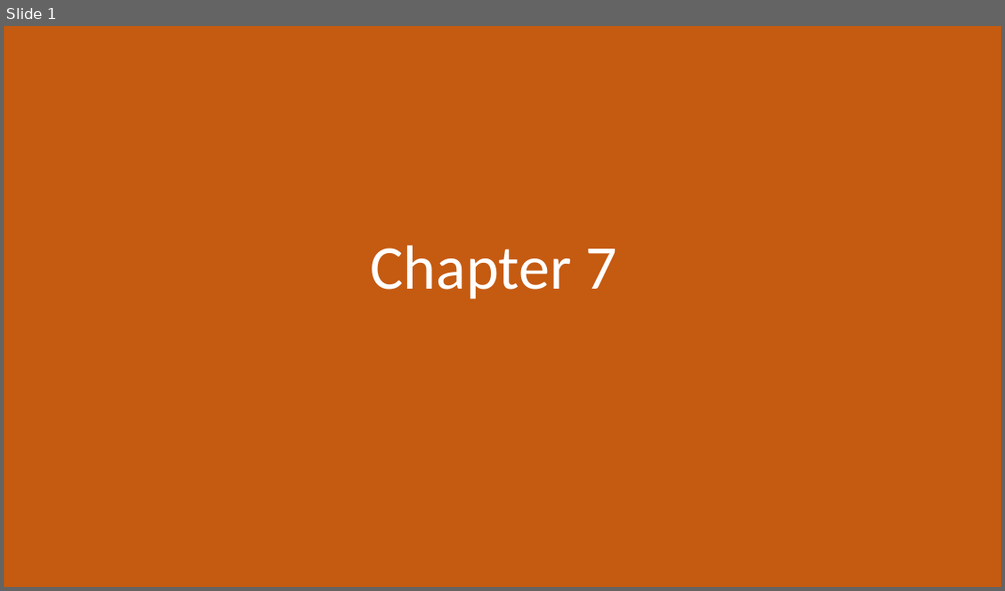
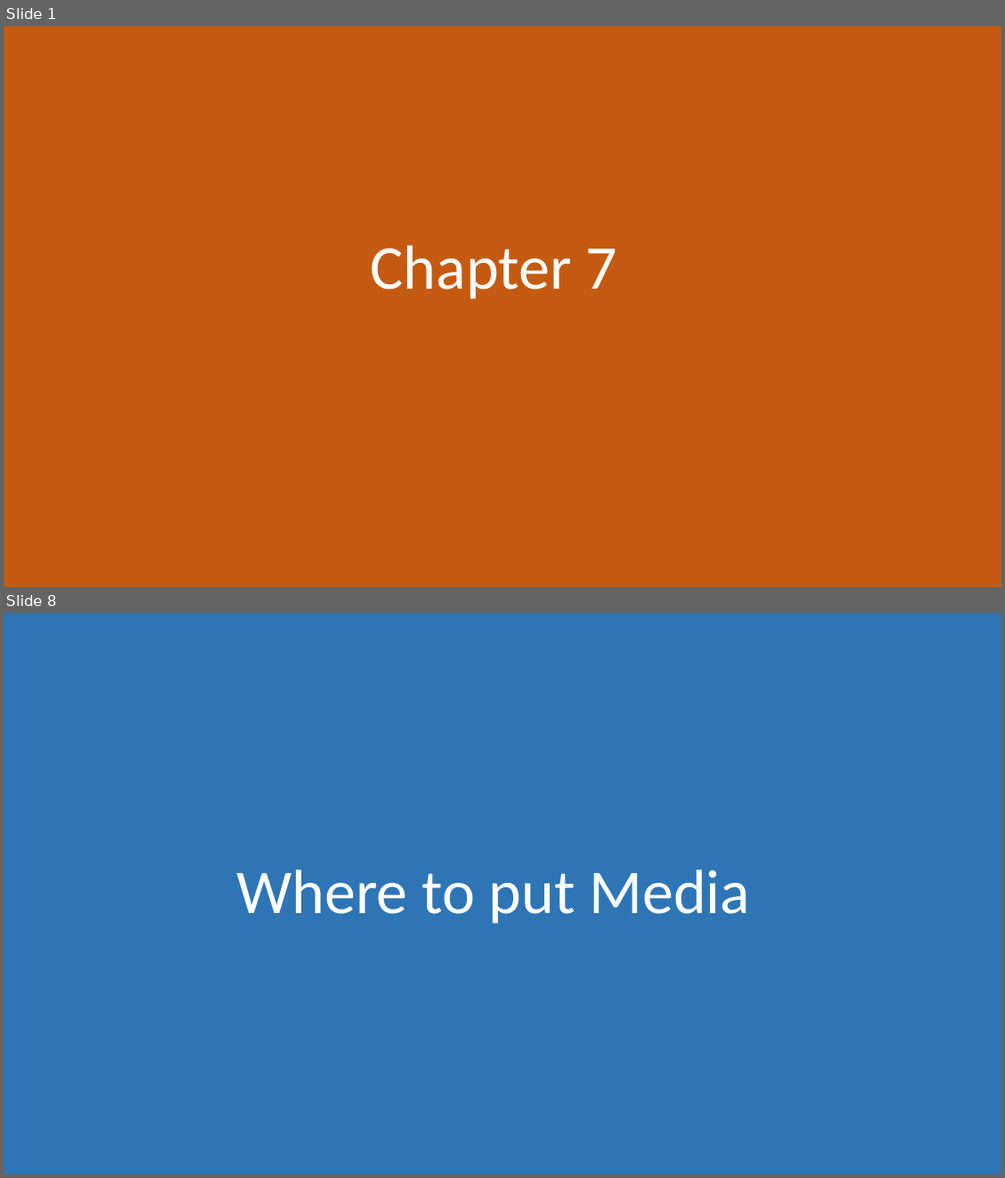
Before and after one commit to morkkis/PWD, a slide deck: presentations/chapter-6/Practical Web Dev.pptx. Shown one above the other, each under a label of ours: slide 1 before the commit, slides 1 and 8 after it; the slides between them are not shown. The pictures are 1005x591 and 1005x1178 pixels, drawn with LibreOffice and Linux fonts; fonts in the diff are those of the drawing. Boxes give left, top, right and bottom in pixels: in the first picture for what was removed or moved away, otherwise in the second. Text is boxed around its words. In the diff, an @@ line names an element or a change of style, - is before the commit and + after.

```diff
--- a/presentations/chapter-6/Practical Web Dev.pptx
+++ b/presentations/chapter-6/Practical Web Dev.pptx
@@ slide 8 added at bbox=[4, 613, 1001, 1174], background #FFFFFF @@
@@ rectangle added at bbox=[4, 613, 1001, 1174], fill #2E75B6 @@
@@ title added at bbox=[236, 869, 750, 924], 60 pt, text #FFFFFF @@
+Where to put Media
```
Also in this commit, not shown: 9 other slides added, 1 slide removed, 18 other files.
